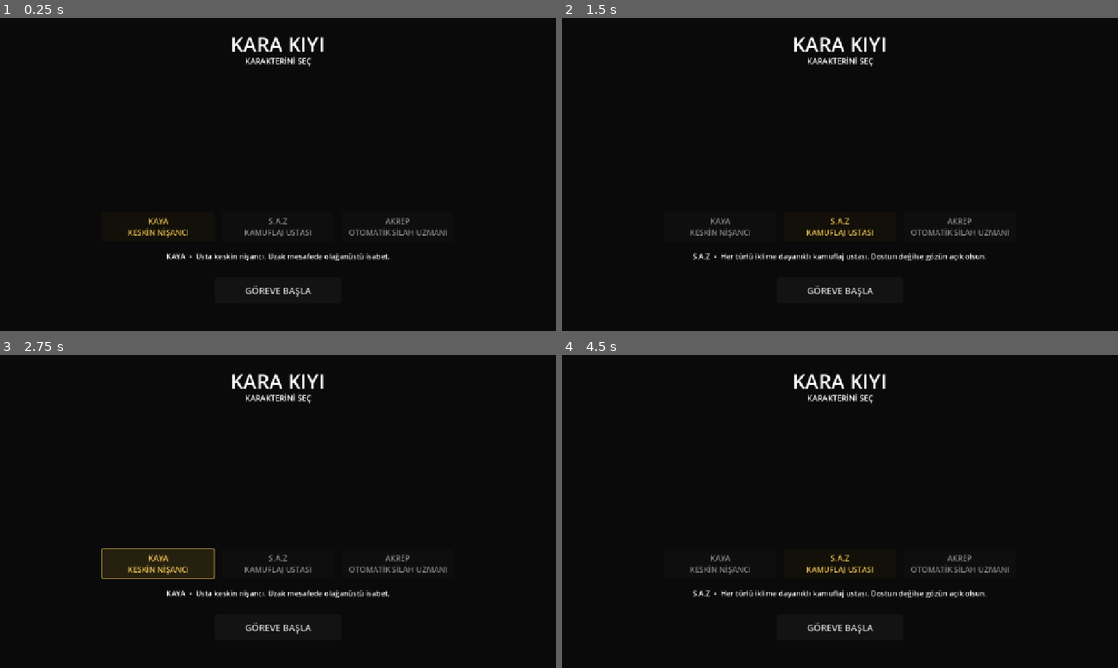
Above: before the commit, frames 1-4 (two rows, left to right).
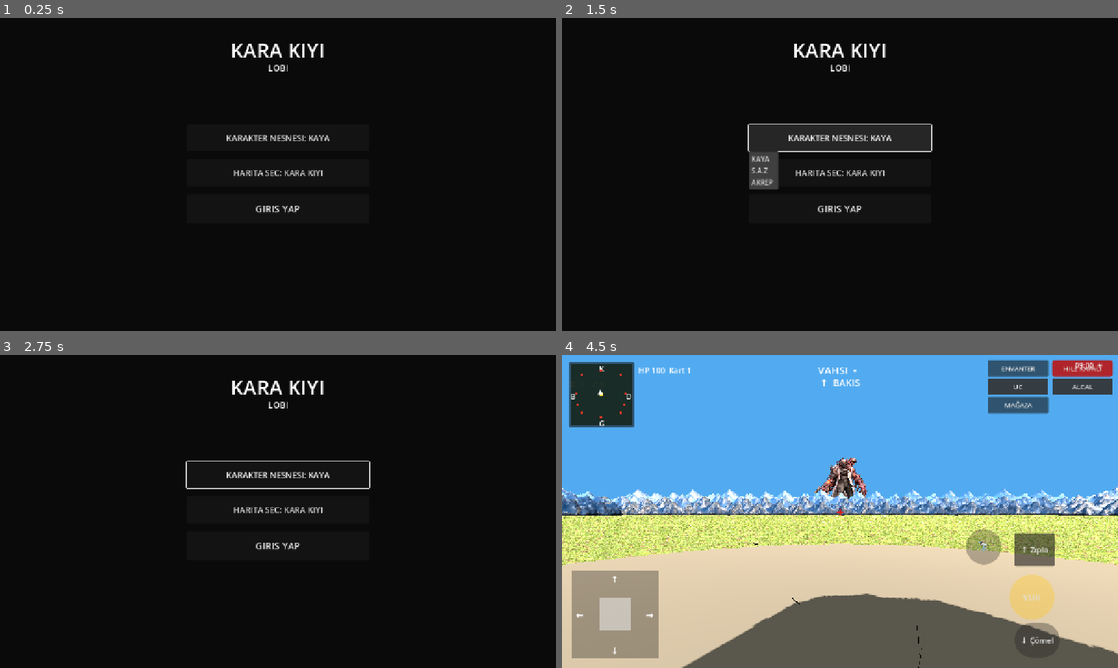
Above: after the commit, the same moments.

Repository: cantrsx-blip/GrayCardWars
Game: Godot game, scene res://scenes/Intro.tscn
Same seed, same stepped clock (60 frames per second), same inputs: the game is played once before the commit and once after it.
Inputs (mouse positions are in pixels of both pictures, inside the frame that each line leads up to):
- Up to frame 1 (0.25 s): no input
- Up to frame 2 (1.5 s): click (717, 155) at 0.52 s; click (840, 136) at 1.25 s, where only the run after the commit has a clickable "KARAKTER NESNESI: KAYA"
- Up to frame 3 (2.75 s): click (155, 564) at 2 s, where only the run before the commit has a clickable "KAYA KESKİN NİŞANCI"
- Up to frame 4 (4.5 s): click (840, 508) at 2.75 s, where only the run after the commit has a clickable "HARITA SEC: KARA KIYI"; click (840, 492) at 3.52 s; click (840, 545) at 4.25 s, where only the run after the commit has a clickable "GIRIS YAP"

The runs differ from the first frame. In frame 1, 2.7% of the frame differs, in the area x 23-81%, y 6-90%; in frame 2, 6.2%; in frame 3, 4.6%; in frame 4, 100%, in the area x 0-100%, y 0-100%.

Commit message:
Replace character selector with lobby

Diff:
--- a/scripts/intro.gd
+++ b/scripts/intro.gd
@@ -1,56 +1,114 @@
 extends Control
 
 var selected_character := "KAYA"
-var cards: Dictionary = {}
-var title_label: Label
-var role_label: Label
-var start_button: Button
+var selected_map := "KARA KIYI"
+var character_button: Button
+var map_button: Button
+var login_button: Button
+var character_popup: PopupMenu
+var map_popup: PopupMenu
+
+const CHARACTERS := ["KAYA", "S.A.Z", "AKREP"]
+const MAPS := ["KARA KIYI"]
 
 func _ready():
-	# CI runs headless, so exercise the real gameplay scene too. Android keeps the selector.
+	# CI runs headless, so exercise the real gameplay scene too. Android keeps the lobby.
 	if DisplayServer.get_name() == "headless":
 		get_tree().change_scene_to_file.call_deferred("res://scenes/Main.tscn")
 		return
-	_build_intro()
-	_select_character("KAYA")
+	_build_lobby()
 
-func _build_intro():
-	var bg=ColorRect.new(); bg.set_anchors_and_offsets_preset(Control.PRESET_FULL_RECT); bg.color=Color(.035,.04,.035,1.0); add_child(bg)
-	title_label=Label.new(); title_label.text="KARA KIYI"; title_label.set_anchors_preset(Control.PRESET_TOP_WIDE); title_label.position=Vector2(0,28); title_label.horizontal_alignment=HORIZONTAL_ALIGNMENT_CENTER; title_label.add_theme_font_size_override("font_size",46); add_child(title_label)
-	var sub=Label.new(); sub.text="KARAKTERİNİ SEÇ"; sub.set_anchors_preset(Control.PRESET_TOP_WIDE); sub.position=Vector2(0,86); sub.horizontal_alignment=HORIZONTAL_ALIGNMENT_CENTER; sub.add_theme_font_size_override("font_size",18); add_child(sub)
-	var row=HBoxContainer.new(); row.set_anchors_preset(Control.PRESET_CENTER); row.position=Vector2(-405,-175); row.size=Vector2(810,330); row.add_theme_constant_override("separation",18); add_child(row)
-	var data=[["KAYA","KESKİN NİŞANCI","res://KAYA.jpg"],["S.A.Z","KAMUFLAJ USTASI","res://SAZ.jpg"],["AKREP","OTOMATİK SİLAH UZMANI","res://AKREP.jpg"]]
-	for item in data:
-		var card=VBoxContainer.new(); card.custom_minimum_size=Vector2(258,330); row.add_child(card)
-		var portrait=TextureButton.new()
-		var portrait_path:String=item[2]
-		if ResourceLoader.exists(portrait_path):
-			var portrait_texture=ResourceLoader.load(portrait_path)
-			if portrait_texture is Texture2D:
-				portrait.texture_normal=portrait_texture
-		portrait.ignore_texture_size=true
-		portrait.stretch_mode=TextureButton.STRETCH_KEEP_ASPECT_COVERED
-		portrait.custom_minimum_size=Vector2(258,258)
-		portrait.pressed.connect(_select_character.bind(item[0]))
-		card.add_child(portrait)
-		var b=Button.new(); b.text=item[0]+"\n"+item[1]; b.custom_minimum_size=Vector2(258,66); b.add_theme_font_size_override("font_size",18); b.pressed.connect(_select_character.bind(item[0])); card.add_child(b); cards[item[0]]=b
-	role_label=Label.new(); role_label.set_anchors_preset(Control.PRESET_CENTER); role_label.position=Vector2(-430,176); role_label.size=Vector2(860,52); role_label.horizontal_alignment=HORIZONTAL_ALIGNMENT_CENTER; role_label.autowrap_mode=TextServer.AUTOWRAP_WORD_SMART; role_label.add_theme_font_size_override("font_size",17); add_child(role_label)
-	start_button=Button.new(); start_button.text="GÖREVE BAŞLA"; start_button.set_anchors_preset(Control.PRESET_CENTER); start_button.position=Vector2(-145,238); start_button.size=Vector2(290,58); start_button.add_theme_font_size_override("font_size",21); start_button.pressed.connect(_start_game); add_child(start_button)
+func _build_lobby():
+	var bg=ColorRect.new()
+	bg.set_anchors_and_offsets_preset(Control.PRESET_FULL_RECT)
+	bg.color=Color(.035,.04,.035,1.0)
+	add_child(bg)
 
-func _select_character(name:String):
-	selected_character=name
-	var descriptions={"KAYA":"Usta keskin nişancı. Uzak mesafede olağanüstü isabet.","S.A.Z":"Her türlü iklime dayanıklı kamuflaj ustası. Dostun değilse gözün açık olsun.","AKREP":"Çok hızlı ve çevik. Otomatik silahlarda uzman; emri anında uygular."}
-	role_label.text=name+"  •  "+descriptions.get(name,"")
-	for key in cards:
-		var b:Button=cards[key]
-		b.modulate=Color(1.0,.82,.35,1.0) if key==name else Color(.72,.72,.72,.82)
+	var title=Label.new()
+	title.text="KARA KIYI"
+	title.set_anchors_preset(Control.PRESET_TOP_WIDE)
+	title.position=Vector2(0,42)
+	title.horizontal_alignment=HORIZONTAL_ALIGNMENT_CENTER
+	title.add_theme_font_size_override("font_size",46)
+	add_child(title)
 
-func _start_game():
+	var sub=Label.new()
+	sub.text="LOBI"
+	sub.set_anchors_preset(Control.PRESET_TOP_WIDE)
+	sub.position=Vector2(0,100)
+	sub.horizontal_alignment=HORIZONTAL_ALIGNMENT_CENTER
+	sub.add_theme_font_size_override("font_size",20)
+	add_child(sub)
+
+	var panel=VBoxContainer.new()
+	panel.set_anchors_preset(Control.PRESET_CENTER)
+	panel.position=Vector2(-210,-115)
+	panel.size=Vector2(420,260)
+	panel.add_theme_constant_override("separation",18)
+	add_child(panel)
+
+	character_button=Button.new()
+	character_button.text="KARAKTER NESNESI: "+selected_character
+	character_button.custom_minimum_size=Vector2(420,62)
+	character_button.add_theme_font_size_override("font_size",19)
+	character_button.pressed.connect(_open_character_menu)
+	panel.add_child(character_button)
+
+	map_button=Button.new()
+	map_button.text="HARITA SEC: "+selected_map
+	map_button.custom_minimum_size=Vector2(420,62)
+	map_button.add_theme_font_size_override("font_size",19)
+	map_button.pressed.connect(_open_map_menu)
+	panel.add_child(map_button)
+
+	login_button=Button.new()
+	login_button.text="GIRIS YAP"
+	login_button.custom_minimum_size=Vector2(420,68)
+	login_button.add_theme_font_size_override("font_size",22)
+	login_button.pressed.connect(_enter_game)
+	panel.add_child(login_button)
+
+	character_popup=PopupMenu.new()
+	for i in CHARACTERS.size():
+		character_popup.add_item(CHARACTERS[i],i)
+	character_popup.id_pressed.connect(_character_selected)
+	add_child(character_popup)
+
+	map_popup=PopupMenu.new()
+	for i in MAPS.size():
+		map_popup.add_item(MAPS[i],i)
+	map_popup.id_pressed.connect(_map_selected)
+	add_child(map_popup)
+
+func _open_character_menu():
+	var pos:=character_button.get_screen_position()
+	character_popup.position=Vector2i(int(pos.x),int(pos.y+character_button.size.y))
+	character_popup.size=Vector2i(int(character_button.size.x),0)
+	character_popup.popup()
+
+func _open_map_menu():
+	var pos:=map_button.get_screen_position()
+	map_popup.position=Vector2i(int(pos.x),int(pos.y+map_button.size.y))
+	map_popup.size=Vector2i(int(map_button.size.x),0)
+	map_popup.popup()
+
+func _character_selected(id:int):
+	if id>=0 and id<CHARACTERS.size():
+		selected_character=CHARACTERS[id]
+		character_button.text="KARAKTER NESNESI: "+selected_character
+
+func _map_selected(id:int):
+	if id>=0 and id<MAPS.size():
+		selected_map=MAPS[id]
+		map_button.text="HARITA SEC: "+selected_map
+
+func _enter_game():
 	var cfg=ConfigFile.new()
 	cfg.set_value("player","character",selected_character)
+	cfg.set_value("game","map",selected_map)
 	cfg.save("user://player.cfg")
 	get_tree().change_scene_to_file.call_deferred("res://scenes/Main.tscn")
 
 func _unhandled_input(event):
 	if event is InputEventKey and event.pressed and event.keycode==KEY_ENTER:
-		_start_game()
+		_enter_game()
